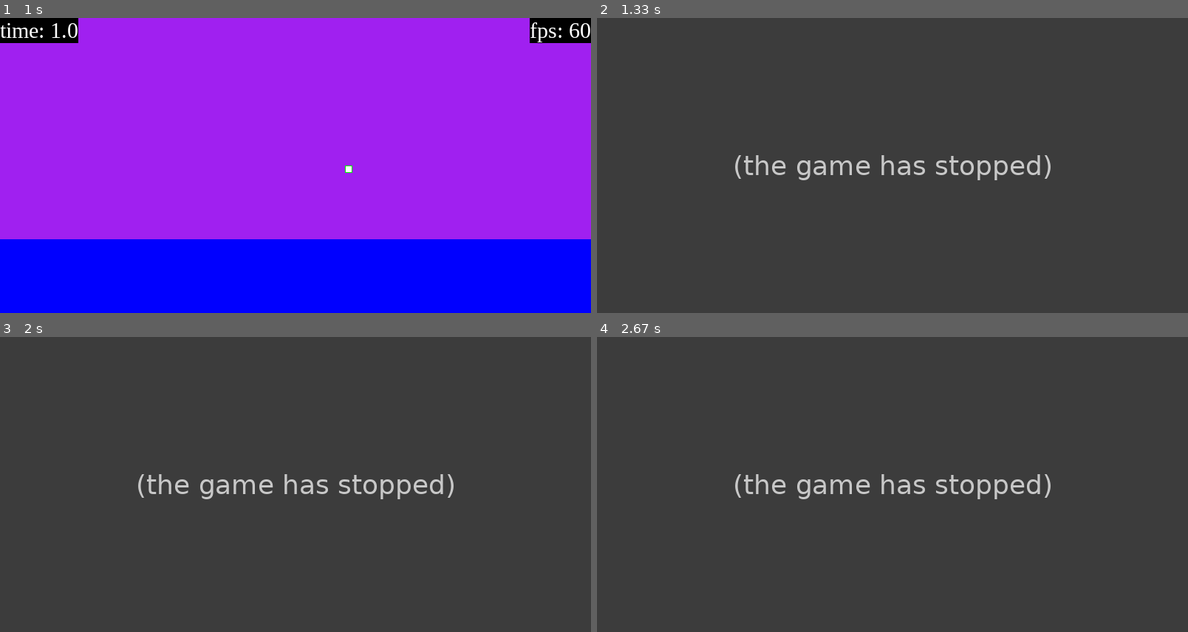
Above: before the commit, frames 1-4 (two rows, left to right).
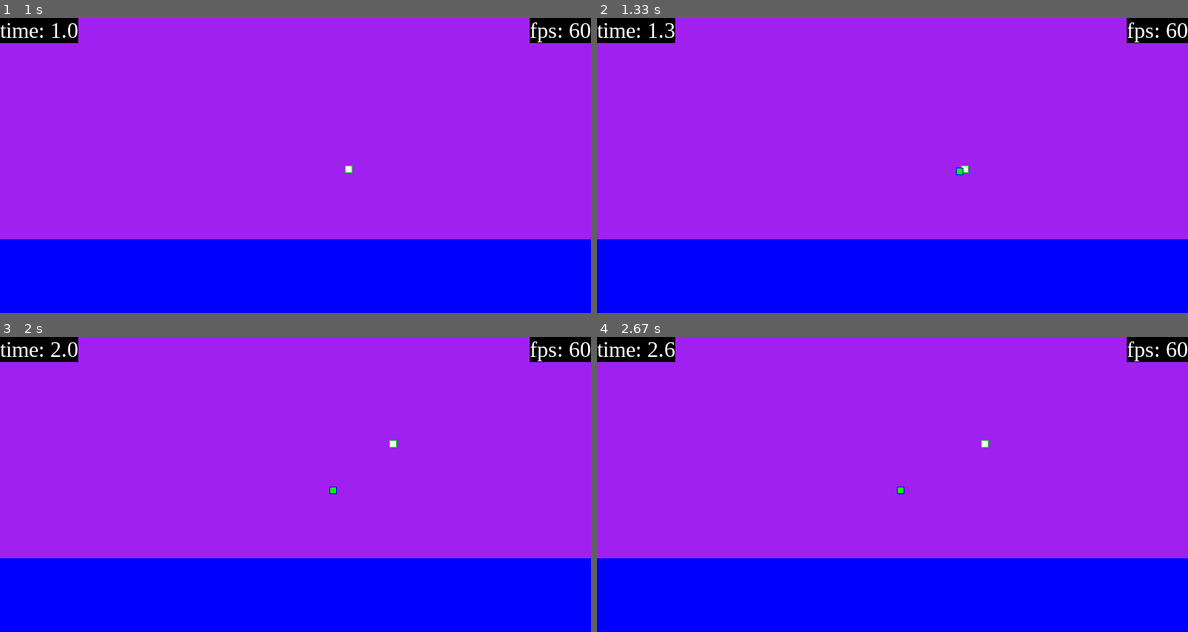
Above: after the commit, the same moments.

Repository: JPaoloMaloles/Pygame-Shooter
Game: pygame game, started from gamecycle.py
The game is run twice, just before and just after one commit, with the same random seed, the same clock (stepped at 60 frames per second) and the same inputs.
Inputs (mouse positions are in pixels of both pictures, inside the frame that each line leads up to):
- Up to frame 1 (1 s): tap Space at 0.33 s; hold D from 0.67 s (still down)
- Up to frame 2 (1.33 s): release D at 1.13 s; click (750, 168) at 1.22 s
- Up to frame 3 (2 s): hold W 1.5-1.8 s; move the mouse to (354, 549) at 1.53 s; hold D from 1.83 s (still down)
- Up to frame 4 (2.67 s): release D at 2.3 s; hold A from 2.33 s (still down)

Frame 1 is identical in both runs. In frame 2, 100% of the frame differs, in the area x 0-100%, y 0-100%; in frame 3, 100%; in frame 4, 100%.
Error before the commit: AttributeError: 'BlastProjectile' object has no attribute 'rect' (gamecycle.py line 192); the game stopped at 1.22 s (later frames are placeholders)

Commit message:
projectile collision

Diff:
--- a/gamecycle.py
+++ b/gamecycle.py
@@ -73,9 +73,11 @@
     return continue_game
 
 def projectile_enemy_collision(projectile_rect):
+    continue_game = True
     for index, enemy in enumerate(enemy_objects):
         if pygame.Rect.colliderect(projectile_rect, enemy.rectangle):
             continue_game = False
+    return continue_game
 
 def player_movement(player_position):
     keys = pygame.key.get_pressed()
@@ -189,7 +191,7 @@
             if getattr(projectile, 'tracking', False):
                 projectile.tracking(dt)
             projectile.fill(display_surface)
-            projectile_enemy_collision(projectile.rect)
+            game_running = projectile_enemy_collision(projectile.rectangle)
 
         if not game_running:
             player_objects = []
